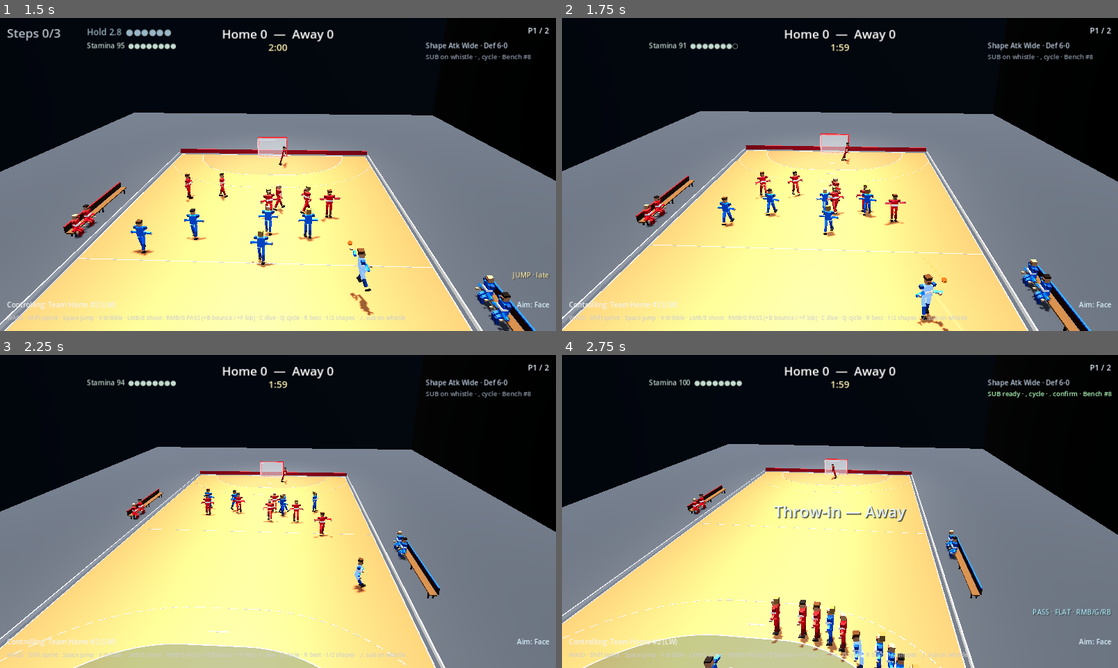
Above: before the commit, frames 1-4 (two rows, left to right).
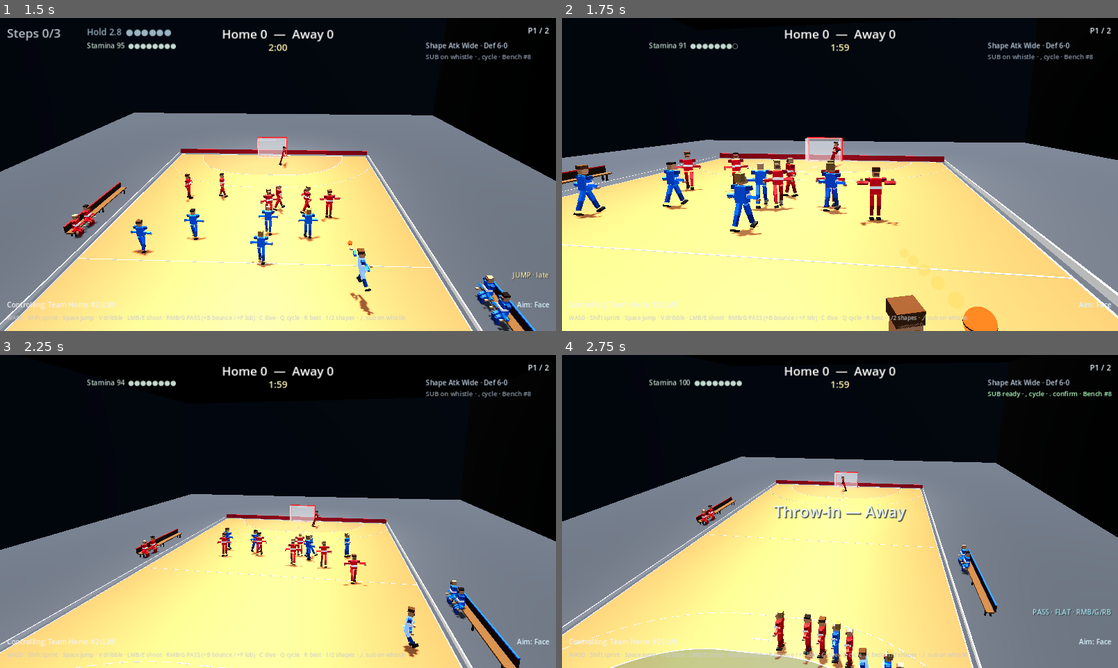
Above: after the commit, the same moments.

Repository: mariov98/my-handball
Game: Godot game, scene res://scenes/match/match.tscn
Two runs of this game, one before a commit and one after it. Both use one fixed random seed, a clock stepped at 60 frames per second and the inputs below.
Inputs (mouse positions are in pixels of both pictures, inside the frame that each line leads up to):
- Up to frame 1 (1.5 s): tap Enter at 0.5 s; move the mouse to (400, 158) at 0.52 s; hold D (move_right) 0.53-1.28 s; hold V (dribble) 0.53-1.28 s; tap Space (jump) at 0.77 s; tap F (lob) at 0.8, 1.35 s; move the mouse to (166, 190) at 1.27 s; hold S (move_back) from 1.28 s (still down)
- Up to frame 2 (1.75 s): keep holding S (move_back); tap Space (jump) at 1.52 s; click (728, 190) at 1.55 s
- Up to frame 3 (2.25 s): move the mouse to (333, 442) at 2.02 s; release S (move_back) at 2.03 s; press the mouse at (333, 442) at 2.03 s; hold D (move_right) from 2.03 s (still down)
- Up to frame 4 (2.75 s): keep holding D (move_right); tap 4 (toggle_wing_cine) at 2.3 s

Frame 1 is identical in both runs. In frame 2, 31% of the frame differs, in the area x 0-100%, y 29-100%; in frame 3, 28%; in frame 4, 14%.

Commit message:
Add shoot close-up camera and goal aim crosshair.
While charging a shot, cut to a behind-the-head view toward the attacked
goal with a goal-mouth crosshair; restore the elevated 3/4 match cam on
release or cancel (wing cinematic still applies on wing finishes).

Co-authored-by: mariov98 <mariov98@users.noreply.github.com>

Diff:
--- a/scripts/camera_rig.gd
+++ b/scripts/camera_rig.gd
@@ -6,6 +6,7 @@
 ## Side ball = subtle yaw about the ball — does NOT recenter the ball on screen;
 ## the far goal stays the visual anchor.
 ## Wave 6: player nudge (yaw / height / distance) + optional wing-shot cinematic.
+## Shoot cam: close-up behind the shooter's head looking at the attacked goal.
 
 ## Metres. Pulled in so a 1.90 m player reads on the 40×20 without becoming a giant.
 @export var follow_height: float = 11.6
@@ -44,6 +45,15 @@
 @export var wing_cinematic_height: float = -1.2
 @export var wing_cinematic_time_scale: float = 0.48
 
+## Shoot close-up (behind head → goal). Metres behind / above the head.
+@export var shoot_cam_back: float = 1.55
+@export var shoot_cam_up: float = 0.28
+@export var shoot_cam_shoulder: float = 0.22
+@export var shoot_cam_position_lerp: float = 9.5
+@export var shoot_cam_rotation_lerp: float = 10.0
+@export var shoot_cam_fov: float = 52.0
+@export var match_cam_fov: float = 48.0
+
 var ball: Node3D
 ## Smoothed attack facing: +1 home attacks +Z; -1 away attacks -Z.
 var attack_sign: float = 1.0
@@ -57,6 +67,12 @@
 ## Wing cinematic remaining (seconds of scaled time).
 var _wing_cine_t: float = 0.0
 var _wing_cine_active: bool = false
+
+## Shoot-cam state: close-up while charging / brief settle after release.
+var _shoot_cam_active: bool = false
+var _shoot_cam_settle_t: float = 0.0
+var _shoot_subject: Node3D = null
+var _shoot_look: Vector3 = Vector3(0.0, 1.2, 19.5)
 
 @onready var camera: Camera3D = $Camera3D
 
@@ -67,6 +83,9 @@
 	attack_sign = _target_attack_sign
 	reset_nudge()
 	end_wing_cinematic(true)
+	end_shoot_cam(0.0)
+	if camera:
+		camera.fov = match_cam_fov
 	if ball:
 		global_position = _desired_position(ball.global_position)
 		look_at(_look_target(ball.global_position), Vector3.UP)
@@ -106,7 +125,7 @@
 ## R5.2: apply stick/key nudge without breaking the elevated ball-yaw base.
 ## yaw_axis: -1 left … +1 right; zoom_axis: -1 closer … +1 farther; height_axis: -1 lower … +1 higher.
 func apply_nudge_input(yaw_axis: float, zoom_axis: float, height_axis: float, delta: float) -> void:
-	if _wing_cine_active:
+	if _wing_cine_active or _shoot_cam_active:
 		return
 	nudge_yaw = clampf(
 		nudge_yaw + yaw_axis * nudge_yaw_speed * delta,
@@ -154,8 +173,48 @@
 				Engine.time_scale = 1.0
 
 
+## Shoot close-up: behind shooter's head, looking at the goal / aim point.
+func begin_shoot_cam(subject: Node3D, look_point: Vector3) -> void:
+	if subject == null:
+		return
+	_shoot_subject = subject
+	_shoot_look = look_point
+	_shoot_cam_settle_t = 0.0
+	_shoot_cam_active = true
+	if camera:
+		camera.fov = shoot_cam_fov
+
+
+func update_shoot_cam_look(look_point: Vector3) -> void:
+	_shoot_look = look_point
+
+
+## End shoot cam. `settle_s` > 0 keeps the close-up briefly, then restores match cam.
+func end_shoot_cam(settle_s: float = 0.0) -> void:
+	if settle_s > 0.001 and _shoot_cam_active and _shoot_subject != null:
+		_shoot_cam_settle_t = settle_s
+		return
+	_shoot_cam_active = false
+	_shoot_cam_settle_t = 0.0
+	_shoot_subject = null
+	if camera and not _wing_cine_active:
+		camera.fov = match_cam_fov
+
+
+func is_shoot_cam_active() -> bool:
+	return _shoot_cam_active
+
+
+func is_shoot_cam_settling() -> bool:
+	return _shoot_cam_active and _shoot_cam_settle_t > 0.0
+
+
+func get_shoot_look() -> Vector3:
+	return _shoot_look
+
+
 func _physics_process(delta: float) -> void:
-	if ball == null:
+	if ball == null and not _shoot_cam_active:
 		return
 
 	# Wing cinematic ticks in scaled time; snap back after release window.
@@ -164,14 +223,33 @@
 		if _wing_cine_t <= 0.0:
 			end_wing_cinematic()
 
+	# Shoot-cam settle: hold close-up briefly after release, then restore 3/4.
+	if _shoot_cam_active and _shoot_cam_settle_t > 0.0:
+		_shoot_cam_settle_t = maxf(0.0, _shoot_cam_settle_t - delta)
+		if _shoot_cam_settle_t <= 0.0:
+			end_shoot_cam(0.0)
+
 	# Ease attack_sign so possession flips orbit smoothly (no snap).
 	attack_sign = lerpf(attack_sign, _target_attack_sign, 1.0 - exp(-attack_flip_lerp * delta))
 
-	var ball_pos := ball.global_position
-	var desired := _desired_position(ball_pos)
-	global_position = global_position.lerp(desired, 1.0 - exp(-position_lerp * delta))
-
-	var look := _look_target(ball_pos)
+	var desired: Vector3
+	var look: Vector3
+	var pos_lerp := position_lerp
+	var rot_lerp := rotation_lerp
+	if _shoot_cam_active and _shoot_subject != null and is_instance_valid(_shoot_subject):
+		desired = _shoot_desired_position(_shoot_subject)
+		look = _shoot_look
+		pos_lerp = shoot_cam_position_lerp
+		rot_lerp = shoot_cam_rotation_lerp
+	else:
+		if ball == null:
+			return
+		var ball_pos := ball.global_position
+		desired = _desired_position(ball_pos)
+		look = _look_target(ball_pos)
+
+	global_position = global_position.lerp(desired, 1.0 - exp(-pos_lerp * delta))
+
 	var from := global_position
 	var to_look := look - from
 	if to_look.length_squared() < 0.0001:
@@ -179,8 +257,31 @@
 	var target_basis := Basis.looking_at(to_look.normalized(), Vector3.UP)
 	var current_q := global_transform.basis.get_rotation_quaternion()
 	var target_q := target_basis.get_rotation_quaternion()
-	var blended := current_q.slerp(target_q, 1.0 - exp(-rotation_lerp * delta))
+	var blended := current_q.slerp(target_q, 1.0 - exp(-rot_lerp * delta))
 	global_transform.basis = Basis(blended)
+
+
+## Close-up a bit behind the head, looking toward the attacked goal.
+func _shoot_desired_position(subject: Node3D) -> Vector3:
+	var head := _subject_head_pos(subject)
+	var to_goal := _shoot_look - head
+	var flat := Vector3(to_goal.x, 0.0, to_goal.z)
+	if flat.length_squared() < 0.0001:
+		flat = Vector3(0.0, 0.0, -attack_sign)
+	flat = flat.normalized()
+	var right := flat.cross(Vector3.UP)
+	if right.length_squared() < 0.0001:
+		right = Vector3.RIGHT
+	else:
+		right = right.normalized()
+	# Slight shoulder offset so the head doesn't fully occlude the goal mouth.
+	return head - flat * shoot_cam_back + Vector3.UP * shoot_cam_up + right * shoot_cam_shoulder
+
+
+func _subject_head_pos(subject: Node3D) -> Vector3:
+	if subject != null and subject.has_method("head_world_position"):
+		return subject.head_world_position()
+	return subject.global_position + Vector3(0.0, 1.78, 0.0)
 
 
 func _desired_position(ball_pos: Vector3) -> Vector3:
--- a/scripts/hud.gd
+++ b/scripts/hud.gd
@@ -33,6 +33,7 @@
 var shapes_label: Label
 var stamina_label: Label
 var sub_label: Label
+var _goal_crosshair: Control
 
 var _steps_pulse: Tween
 var _goal_tween: Tween
@@ -57,6 +58,7 @@
 	_ensure_shapes_label()
 	_ensure_stamina_label()
 	_ensure_sub_label()
+	_ensure_goal_crosshair()
 
 
 func set_score(home: int, away: int) -> void:
@@ -133,6 +135,22 @@
 			(" · %s" % bench_label) if not bench_label.is_empty() else ""
 		)
 		sub_label.add_theme_color_override("font_color", Color(0.75, 0.82, 0.9, 0.75))
+
+
+## Goal-mouth aim reticle while shooting (screen-space over projected aim).
+func set_goal_crosshair(screen_pos: Vector2, visible_now: bool) -> void:
+	_ensure_goal_crosshair()
+	if _goal_crosshair == null:
+		return
+	if not visible_now:
+		_goal_crosshair.visible = false
+		return
+	_goal_crosshair.visible = true
+	_goal_crosshair.position = screen_pos - _goal_crosshair.size * 0.5
+
+
+func is_goal_crosshair_visible() -> bool:
+	return _goal_crosshair != null and is_instance_valid(_goal_crosshair) and _goal_crosshair.visible
 
 
 ## Phase 3 power / lob / jump-shot readout. Hidden when idle to avoid clutter.
@@ -514,6 +532,49 @@
 	$Root.add_child(sub_label)
 
 
+## Compact goal-plane reticle — readable, not a cluttered HUD badge.
+func _ensure_goal_crosshair() -> void:
+	if _goal_crosshair and is_instance_valid(_goal_crosshair):
+		return
+	_goal_crosshair = get_node_or_null("Root/GoalCrosshair") as Control
+	if _goal_crosshair:
+		_goal_crosshair.visible = false
+		return
+	_goal_crosshair = Control.new()
+	_goal_crosshair.name = "GoalCrosshair"
+	_goal_crosshair.mouse_filter = Control.MOUSE_FILTER_IGNORE
+	_goal_crosshair.visible = false
+	_goal_crosshair.size = Vector2(28, 28)
+	_goal_crosshair.z_index = 20
+	var ink := Color(0.98, 0.98, 0.92, 0.92)
+	var shadow := Color(0.05, 0.08, 0.12, 0.55)
+	# Shadow arms then bright arms (open center so the goal paint stays readable).
+	_add_cross_arm(_goal_crosshair, Rect2(12, 2, 4, 8), shadow)
+	_add_cross_arm(_goal_crosshair, Rect2(12, 18, 4, 8), shadow)
+	_add_cross_arm(_goal_crosshair, Rect2(2, 12, 8, 4), shadow)
+	_add_cross_arm(_goal_crosshair, Rect2(18, 12, 8, 4), shadow)
+	_add_cross_arm(_goal_crosshair, Rect2(13, 3, 2, 7), ink)
+	_add_cross_arm(_goal_crosshair, Rect2(13, 18, 2, 7), ink)
+	_add_cross_arm(_goal_crosshair, Rect2(3, 13, 7, 2), ink)
+	_add_cross_arm(_goal_crosshair, Rect2(18, 13, 7, 2), ink)
+	var dot := ColorRect.new()
+	dot.mouse_filter = Control.MOUSE_FILTER_IGNORE
+	dot.position = Vector2(13, 13)
+	dot.size = Vector2(2, 2)
+	dot.color = Color(1.0, 0.82, 0.35, 0.95)
+	_goal_crosshair.add_child(dot)
+	$Root.add_child(_goal_crosshair)
+
+
+func _add_cross_arm(parent: Control, rect: Rect2, color: Color) -> void:
+	var arm := ColorRect.new()
+	arm.mouse_filter = Control.MOUSE_FILTER_IGNORE
+	arm.position = rect.position
+	arm.size = rect.size
+	arm.color = color
+	parent.add_child(arm)
+
+
 func _flash_center(label: Label, text: String, hold: float, fade: float, color: Color = COLOR_BANNER_DEFAULT) -> void:
 	label.text = text
 	label.visible = true
--- a/scripts/match_controller.gd
+++ b/scripts/match_controller.gd
@@ -377,6 +377,7 @@
 	_update_camera_attack_side()
 	_update_camera_nudge(delta)
 	_update_shot_charge(delta)
+	_update_shoot_cam_and_crosshair()
 	_update_dribble_input()
 	_park_bench_players()
 	_update_stamina_hud()
@@ -858,12 +859,17 @@
 
 
 func _cancel_charge() -> void:
+	# Only snap shoot-cam when we actually abort a charge. Release already
+	# starts a settle (or hands off to wing cine) before ball.released fires.
+	var was_charging := _charging
 	_charging = false
 	_charge_held_s = 0.0
 	if controlled_player:
 		controlled_player.clear_shot_charge_motion()
 	if hud and hud.has_method("set_shot_status"):
 		hud.set_shot_status(0.0, false, "", false)
+	if was_charging:
+		_end_shoot_cam_presentation(0.0)
 
 
 func _release_charged_shot() -> void:
@@ -882,6 +888,7 @@
 	if controlled_player == null or not controlled_player.has_ball:
 		if hud and hud.has_method("set_shot_status"):
 			hud.set_shot_status(0.0, false, "", false)
+		_end_shoot_cam_presentation(0.0)
 		return
 	var charge := ShotCraft.charge_01(held_s)
 	var lob := Input.is_action_pressed("lob")
@@ -924,9 +931,14 @@
 		_spawn_shot_trace(from, aim, lob, jump_q)
 		# Nearby defending outfield raise hands for the contest window.
 		_nudge_defenders_to_block(controlled_player.team_id, from, aim)
-		# Wave 6 R5.3: brief wing-corridor cinematic (zoom + slow-mo).
+		# Shoot cam: wing finishes hand off to wing cinematic; else brief settle.
 		if wing and camera_rig:
+			_end_shoot_cam_presentation(0.0)
 			camera_rig.trigger_wing_cinematic()
+		else:
+			_end_shoot_cam_presentation(0.32)
+	else:
+		_end_shoot_cam_presentation(0.0)
 	if hud and hud.has_method("set_shot_status"):
 		hud.set_shot_status(0.0, false, "", false)
 
@@ -1122,6 +1134,9 @@
 func _update_camera_nudge(delta: float) -> void:
 	if camera_rig == null or match_state == MatchState.MATCH_OVER:
 		return
+	# Shoot close-up owns the frame — don't fight it with nudge.
+	if camera_rig.is_shoot_cam_active():
+		return
 	var yaw := Input.get_axis("camera_yaw_left", "camera_yaw_right")
 	var zoom := Input.get_axis("camera_zoom_in", "camera_zoom_out")
 	var height := Input.get_axis("camera_height_down", "camera_height_up")
@@ -1138,6 +1153,83 @@
 		height = 0.0
 	if absf(yaw) > 0.001 or absf(zoom) > 0.001 or absf(height) > 0.001:
 		camera_rig.apply_nudge_input(yaw, zoom, height, delta)
+
+
+## Shoot cam + goal crosshair while charging (windup / aim). Restores after release/cancel.
+func _update_shoot_cam_and_crosshair() -> void:
+	var aiming := (
+		_charging
+		and match_state == MatchState.LIVE
+		and controlled_player != null
+		and controlled_player.has_ball
+		and not controlled_player.is_faking()
+	)
+	if not aiming:
+		# Reticle is aim-only; shoot-cam settle may still hold the close-up briefly.
+		if hud and hud.has_method("set_goal_crosshair"):
+			hud.set_goal_crosshair(Vector2.ZERO, false)
+		return
+	var lob := Input.is_action_pressed("lob")
+	var aim := _compute_aim(lob)
+	if ThrowMotion.is_wing_finish_context(controlled_player):
+		aim = ThrowMotion.wing_aim_assist(controlled_player, aim)
+	var from := controlled_player.head_world_position()
+	var look := aim_point_on_goal_plane(from, aim, controlled_player.team_id)
+	if camera_rig:
+		if camera_rig.is_shoot_cam_active():
+			camera_rig.update_shoot_cam_look(look)
+		else:
+			camera_rig.begin_shoot_cam(controlled_player, look)
+	_show_goal_crosshair_at(look)
+
+
+func _end_shoot_cam_presentation(settle_s: float) -> void:
+	if hud and hud.has_method("set_goal_crosshair"):
+		hud.set_goal_crosshair(Vector2.ZERO, false)
+	if camera_rig:
+		camera_rig.end_shoot_cam(settle_s)
+
+
+func _show_goal_crosshair_at(world_point: Vector3) -> void:
+	if hud == null or not hud.has_method("set_goal_crosshair"):
+		return
+	if camera_rig == null or camera_rig.camera == null:
+		hud.set_goal_crosshair(Vector2.ZERO, false)
+		return
+	var cam := camera_rig.camera
+	if cam.is_position_behind(world_point):
+		hud.set_goal_crosshair(Vector2.ZERO, false)
+		return
+	var screen := cam.unproject_position(world_point)
+	var vp := get_viewport().get_visible_rect().size
+	if screen.x < -40.0 or screen.y < -40.0 or screen.x > vp.x + 40.0 or screen.y > vp.y + 40.0:
+		hud.set_goal_crosshair(Vector2.ZERO, false)
+		return
+	hud.set_goal_crosshair(screen, true)
+
+
+## Intersect aim ray with the attacked goal plane; clamp to the 3×2 mouth.
+static func aim_point_on_goal_plane(from: Vector3, aim: Vector3, team_id: int) -> Vector3:
+	var goal_z := Court.HALF_LENGTH - 0.5 if team_id == 0 else -(Court.HALF_LENGTH - 0.5)
+	var dir := aim
+	if dir.length_squared() < 0.0001:
+		dir = Vector3(0.0, 0.12, signf(goal_z))
+	dir = dir.normalized()
+	var hit: Vector3
+	if absf(dir.z) < 0.001:
+		hit = Vector3(from.x, from.y, goal_z)
+	else:
+		var t := (goal_z - from.z) / dir.z
+		if t < 0.05:
+			# Aiming away from goal — fall back to mouth center.
+			hit = Vector3(0.0, Court.GOAL_HEIGHT * 0.55, goal_z)
+		else:
+			hit = from + dir * t
+	var half_w := Court.GOAL_WIDTH * 0.5
+	hit.x = clampf(hit.x, -half_w, half_w)
+	hit.y = clampf(hit.y, 0.08, Court.GOAL_HEIGHT - 0.05)
+	hit.z = goal_z
+	return hit
 
 
 func _on_ball_picked_up(player: Player) -> void:
--- a/scripts/player.gd
+++ b/scripts/player.gd
@@ -1705,6 +1705,16 @@
 	return _head_region
 
 
+## Live head center for shoot-cam close-up (falls back to rest height).
+func head_world_position() -> Vector3:
+	if _head != null and is_instance_valid(_head):
+		return _head.global_position
+	var region := get_head_region()
+	if region != null and is_instance_valid(region):
+		return region.global_position
+	return global_position + Vector3(0.0, 1.78, 0.0)
+
+
 ## Independent upper-body yaw vs feet (Wave 2 pass/shoot windup).
 func set_torso_yaw_offset(yaw: float) -> void:
 	_torso_yaw_offset = yaw
--- a/scripts/smoke_test.gd
+++ b/scripts/smoke_test.gd
@@ -4224,6 +4224,198 @@
 	match_node.away_defense_shape = Formations.DefenseShape.FLAT
 	match_node._sync_team_shapes()
 	print("Smoke Wave6 styles and spectacle OK")
+
+	# --- Shoot cam + goal crosshair (behind head → goal; restore after) ---
+	_smoke_prepare_live(match_node, ball)
+	_smoke_clear_ball(ball)
+	Engine.time_scale = 1.0
+	if cam:
+		cam.end_wing_cinematic(true)
+		cam.end_shoot_cam(0.0)
+		cam.reset_nudge()
+	# Prefer CB / first outfield; lock AI so possession stays put.
+	var shooter: Player = match_node._first_outfield(match_node._home_players)
+	if shooter == null:
+		shooter = player
+	for p in match_node._all_players():
+		p.ai_enabled = false
+		p.velocity = Vector3.ZERO
+	shooter.global_position = Vector3(0.0, 0.0, 8.0)
+	shooter.velocity = Vector3.ZERO
+	shooter.rotation.y = 0.0
+	shooter.on_bench = false
+	shooter.excluded = false
+	match_node._set_controlled(shooter)
+	player = shooter
+	shooter._pickup_block = 0.0
+	if not ball.try_pickup(shooter):
+		# Clear any stale carrier and force give (same pattern as Wave 2 smoke).
+		_smoke_clear_ball(ball)
+		if not ball.try_pickup(shooter):
+			push_error("Smoke shoot-cam: pickup failed")
+			get_tree().quit(1)
+			return
+	shooter.has_ball = true
+	_smoke_snap_ball_to_carrier(ball)
+	if not shooter.has_ball or ball.carrier != shooter:
+		push_error("Smoke shoot-cam: shooter must hold the ball")
+		get_tree().quit(1)
+		return
+	# Face +Z toward Away goal so aim∩goal plane is valid.
+	shooter.look_at(shooter.global_position + Vector3(0.0, 0.0, 4.0), Vector3.UP)
+	match_node.aim_mode = MatchController.AimMode.FACE
+	# Hold shoot so _update_shot_charge does not auto-release mid-assert.
+	Input.action_press("shoot")
+	match_node._charging = true
+	match_node._charge_held_s = ShotCraft.CHARGE_TIME_S * 0.55
+	match_node._update_shoot_cam_and_crosshair()
+	# Nudge physics ticks so the rig lerps toward the close-up.
+	for _i in range(12):
+		await get_tree().physics_frame
+		# Keep possession + charge pinned (AI/rules soft clears can race).
+		if ball.carrier != shooter:
+			ball.try_pickup(shooter)
+			shooter.has_ball = true
+			_smoke_snap_ball_to_carrier(ball)
+		match_node._charging = true
+		match_node._set_controlled(shooter)
+		match_node._update_shoot_cam_and_crosshair()
+	if cam == null or not cam.is_shoot_cam_active():
+		Input.action_release("shoot")
+		push_error("Smoke shoot-cam: should be active while charging")
+		get_tree().quit(1)
+		return
+	var head := shooter.head_world_position()
+	var desired := cam._shoot_desired_position(shooter)
+	var desired_to_head := desired.distance_to(head)
+	if desired_to_head > 2.6:
+		Input.action_release("shoot")
+		push_error("Smoke shoot-cam: desired close-up should sit near the head (dist=%.2f)" % desired_to_head)
+		get_tree().quit(1)
+		return
+	# Snap to desired so look/crosshair asserts aren't timing-sensitive on llvmpipe.
+	cam.global_position = desired
+	cam.look_at(cam.get_shoot_look(), Vector3.UP)
+	var cam_to_head := cam.global_position.distance_to(head)
+	if cam_to_head > 3.2:
+		Input.action_release("shoot")
+		push_error("Smoke shoot-cam: camera should be close behind the head (dist=%.2f)" % cam_to_head)
+		get_tree().quit(1)
+		return
+	var goal_look := cam.get_shoot_look()
+	var to_goal := (goal_look - cam.global_position).normalized()
+	var forward := -cam.global_transform.basis.z
+	if forward.dot(to_goal) < 0.75:
+		Input.action_release("shoot")
+		push_error("Smoke shoot-cam: should look toward the attacked goal")
+		get_tree().quit(1)
+		return
+	# Desired close-up sits behind the head relative to goal.
+	var head_to_goal := Vector3(goal_look.x - head.x, 0.0, goal_look.z - head.z).normalized()
+	var head_to_cam := Vector3(desired.x - head.x, 0.0, desired.z - head.z)
+	if head_to_cam.length_squared() > 0.01 and head_to_cam.normalized().dot(head_to_goal) > -0.2:
+		Input.action_release("shoot")
+		push_error("Smoke shoot-cam: desired cam should sit behind the head vs goal")
+		get_tree().quit(1)
+		return
+	var hud := match_node.hud
+	if hud == null or not hud.has_method("is_goal_crosshair_visible") or not hud.is_goal_crosshair_visible():
+		Input.action_release("shoot")
+		push_error("Smoke shoot-cam: goal crosshair should be visible while aiming")
+		get_tree().quit(1)
+		return
+	var plane_hit := MatchController.aim_point_on_goal_plane(
+		head, Vector3(0.0, 0.12, 1.0).normalized(), shooter.team_id
+	)
+	if absf(plane_hit.z - (Court.HALF_LENGTH - 0.5)) > 0.05:
+		Input.action_release("shoot")
+		push_error("Smoke shoot-cam: aim point should land on Away goal plane")
+		get_tree().quit(1)
+		return
+	if absf(plane_hit.x) > Court.GOAL_WIDTH * 0.5 + 0.01:
+		Input.action_release("shoot")
+		push_error("Smoke shoot-cam: aim point should clamp inside goal width")
+		get_tree().quit(1)
+		return
+	print("Smoke shoot-cam active OK dist=", cam_to_head, " crosshair=", hud.is_goal_crosshair_visible())
+
+	# Cancel → restore match cam + hide crosshair.
+	Input.action_release("shoot")
+	match_node._cancel_charge()
+	for _j in range(20):
+		await get_tree().physics_frame
+	if cam.is_shoot_cam_active():
+		push_error("Smoke shoot-cam: cancel should restore match camera")
+		get_tree().quit(1)
+		return
+	if hud.is_goal_crosshair_visible():
+		push_error("Smoke shoot-cam: crosshair should hide after cancel")
+		get_tree().quit(1)
+		return
+	# Elevated 3/4 target is far behind the attack (desired), and live cam eases out.
+	var match_desired := cam._desired_position(ball.global_position if ball else shooter.global_position)
+	var desired_dist := match_desired.distance_to(head)
+	if desired_dist < 8.0:
+		push_error("Smoke shoot-cam: match desired should be elevated 3/4 (dist=%.2f)" % desired_dist)
+		get_tree().quit(1)
+		return
+	var match_dist := cam.global_position.distance_to(head)
+	if match_dist < 3.5:
+		push_error("Smoke shoot-cam: live cam should ease away from head after restore (dist=%.2f)" % match_dist)
+		get_tree().quit(1)
+		return
+	print("Smoke shoot-cam cancel restore OK dist=", match_dist, " desired=", desired_dist)
+
+	# Release settle path: charge → release → settle then restore; wing cine still works.
+	if not shooter.has_ball:
+		if not ball.try_pickup(shooter):
+			push_error("Smoke shoot-cam: re-pickup failed")
+			get_tree().quit(1)
+			return
+		_smoke_snap_ball_to_carrier(ball)
+	match_node._set_controlled(shooter)
+	Input.action_press("shoot")
+	match_node._charging = true
+	match_node._charge_held_s = ShotCraft.CHARGE_TIME_S * 0.7
+	match_node._update_shoot_cam_and_crosshair()
+	for _pre in range(3):
+		await get_tree().physics_frame
+		match_node._charging = true
+		match_node._update_shoot_cam_and_crosshair()
+	if not cam.is_shoot_cam_active():
+		Input.action_release("shoot")
+		push_error("Smoke shoot-cam: expected active before release")
+		get_tree().quit(1)
+		return
+	Input.action_release("shoot")
+	match_node._release_charged_shot()
+	# Crosshair off immediately; cam may settle briefly.
+	if hud.is_goal_crosshair_visible():
+		push_error("Smoke shoot-cam: crosshair should hide on release")
+		get_tree().quit(1)
+		return
+	# Wait out settle window.
+	for _k in range(30):
+		await get_tree().physics_frame
+		if not cam.is_shoot_cam_active():
+			break
+	if cam.is_shoot_cam_active():
+		cam.end_shoot_cam(0.0)
+	if cam.is_shoot_cam_active():
+		push_error("Smoke shoot-cam: should restore after release settle")
+		get_tree().quit(1)
+		return
+	# Wing cinematic still available after shoot-cam handoff.
+	Engine.time_scale = 1.0
+	cam.wing_cinematic_enabled = true
+	cam.trigger_wing_cinematic()
+	if not cam.is_wing_cinematic_active():
+		push_error("Smoke shoot-cam: wing cinematic should still work after shoot-cam")
+		get_tree().quit(1)
+		return
+	cam.end_wing_cinematic(true)
+	Engine.time_scale = 1.0
+	print("Smoke shoot-cam release restore + wing cine OK")
 	print("SMOKE_OK")
 	get_tree().quit(0)
 
